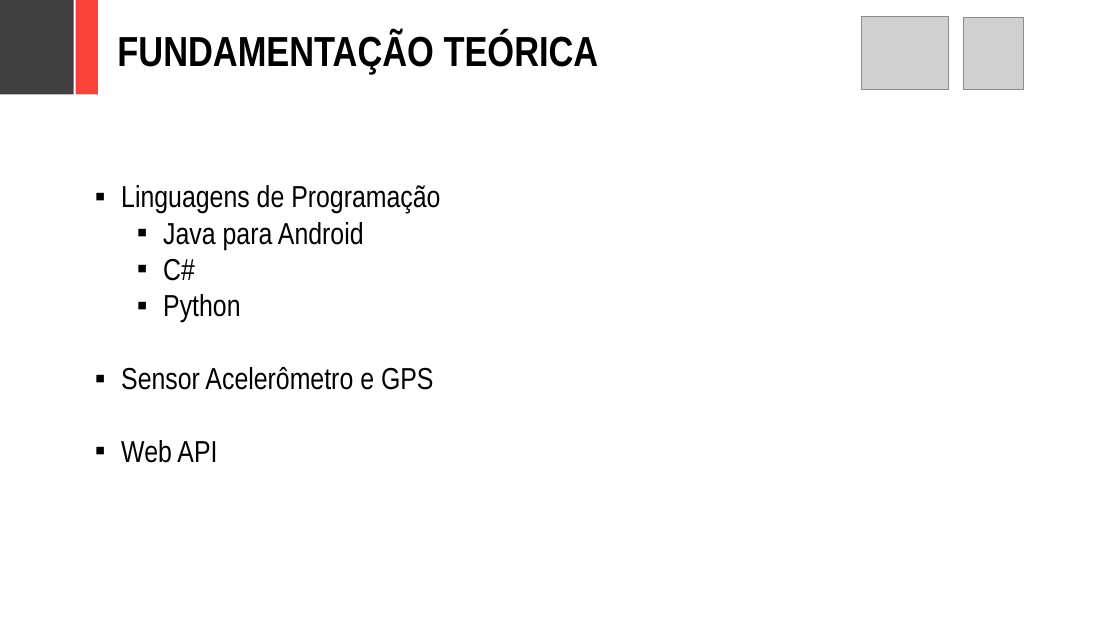
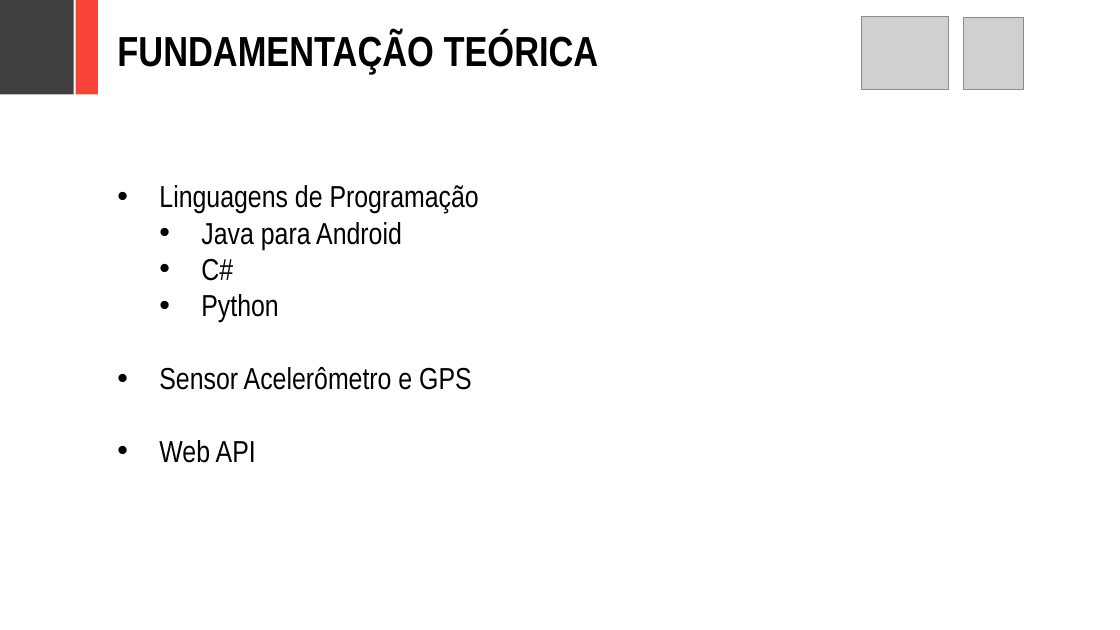
Before and after one commit to adornodev/TCC-Lunar, a slide deck: slide 6 of FinalCourseAssignment/Lunar.pptx. Drawn at 1120x630 pixels with LibreOffice and Linux fonts; fonts in the diff are those of the drawing; grey boxes stand for pictures. Boxes give left, top, right and bottom in pixels: in the first picture for what was removed or moved away, otherwise in the second. Text is boxed around its words. In the diff, an @@ line names an element or a change of style, - is before the commit and + after.

```diff
--- a/FinalCourseAssignment/Lunar.pptx
+++ b/FinalCourseAssignment/Lunar.pptx
@@ text "Linguagens de Programação" moved from (x1=121, y1=185, x2=440, y2=463) to (x1=159, y1=185, x2=479, y2=463) @@
@@ text "Linguagens de Programação" at (x1=159, y1=185, x2=479, y2=463): bullet ▪ to • @@
```
Also in this commit, not shown: 18 other slides changed, 1 slide added, 4 slides removed, 2 other files.
